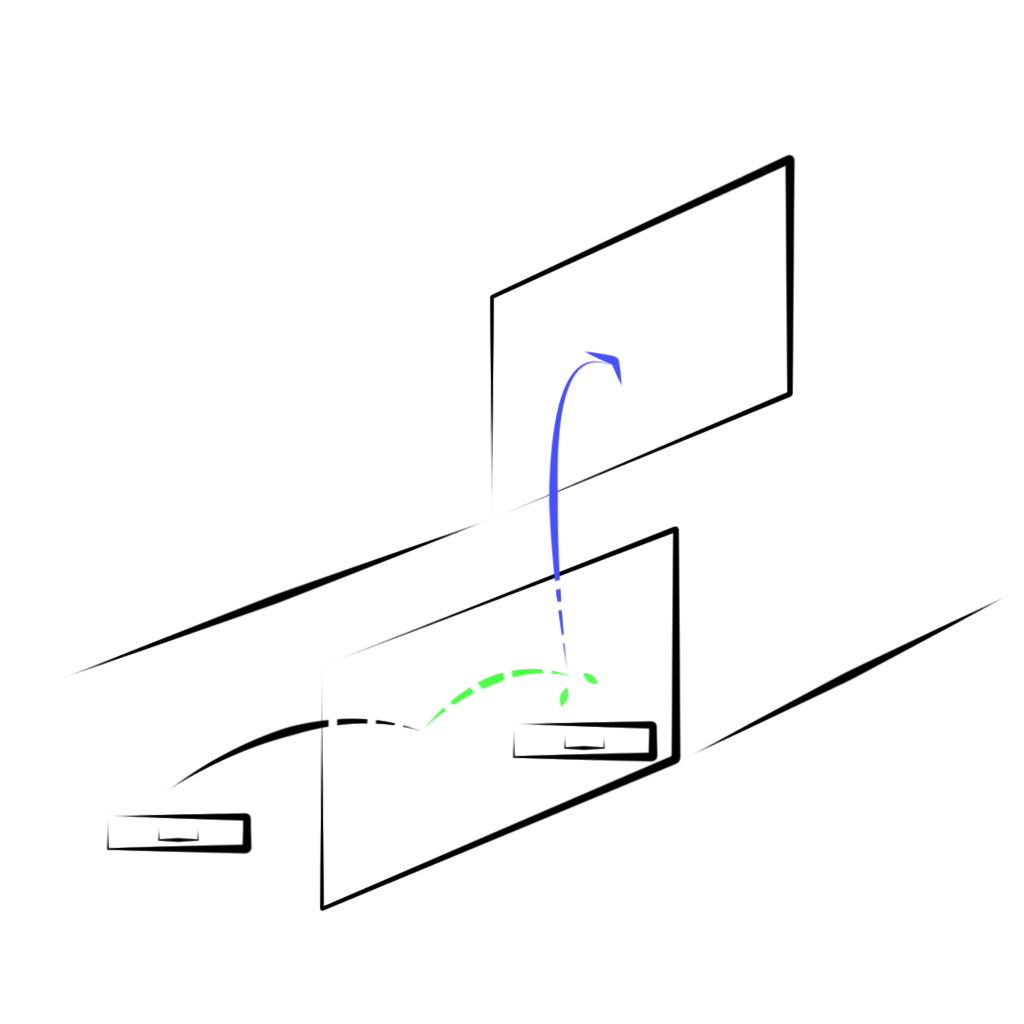
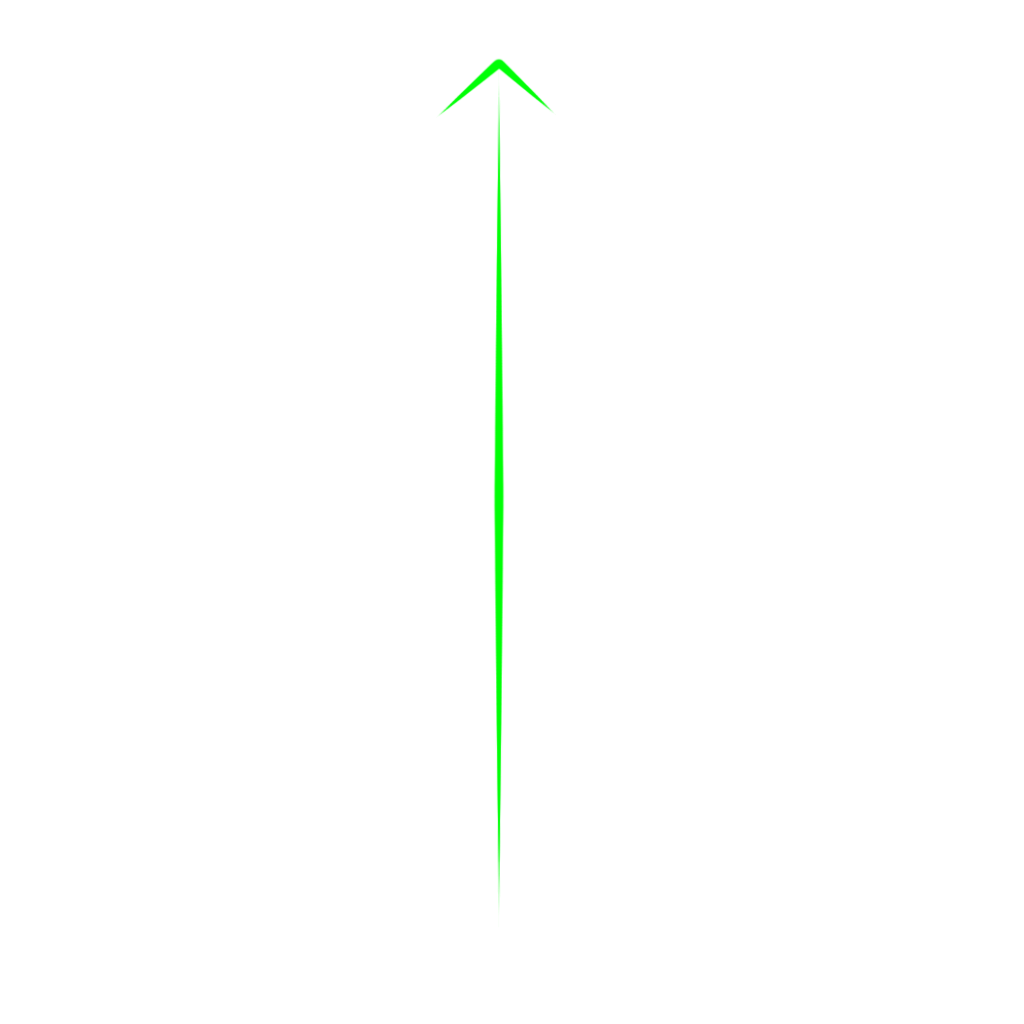
Layer changes from the first (1024, 1024) image to the second:
hid "spacebar copy 3" over [512, 720, 659, 763]
hid "spacebar" over [106, 812, 253, 855]
added layer "Arrow" above "Meteor" over [436, 58, 556, 927]
hid "WallJump" over [63, 154, 1009, 912]
